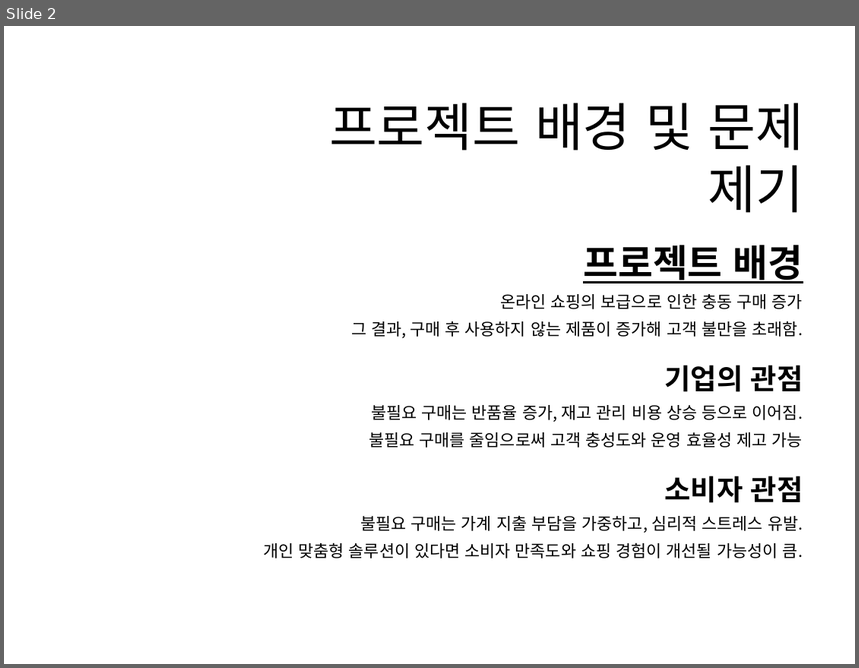
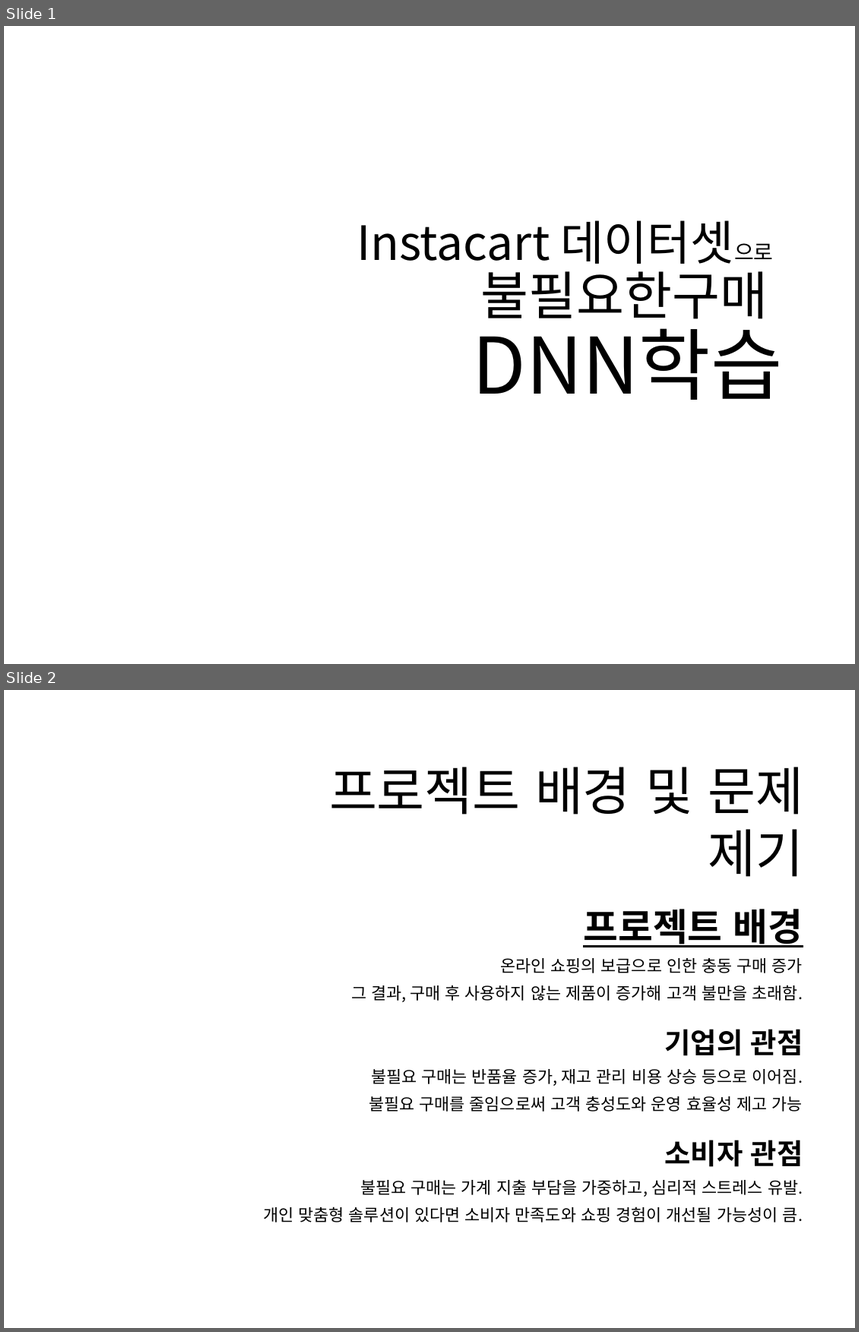
Before and after one commit to WasVelinn/1stPerSonalProjecT, a slide deck: 프레젠테이션1.pptx. Shown one above the other, each under a label of ours: slide 2 before the commit, slides 1 and 2 after it. The pictures are 859x668 and 859x1332 pixels, drawn with LibreOffice and Linux fonts; fonts in the diff are those of the drawing. Boxes give left, top, right and bottom in pixels: in the first picture for what was removed or moved away, otherwise in the second. Text is boxed around its words. In the diff, an @@ line names an element or a change of style, - is before the commit and + after.

```diff
--- a/프레젠테이션1.pptx
+++ b/프레젠테이션1.pptx
@@ slide 1 added at (4, 26, 855, 664), background #FFFFFF @@
@@ title added at (357, 221, 783, 400), 40 pt, text #000000 @@
+Instacart 데이터셋으로
+불필요한구매
+DNN학습
```
Also in this commit, not shown: 1 slide changed, 1 slide removed, 2 other files.
